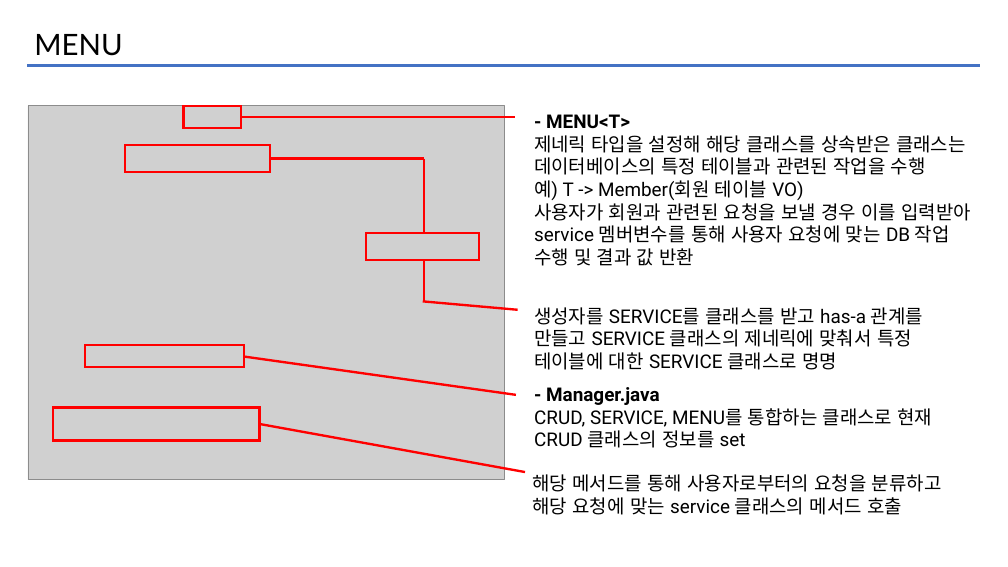
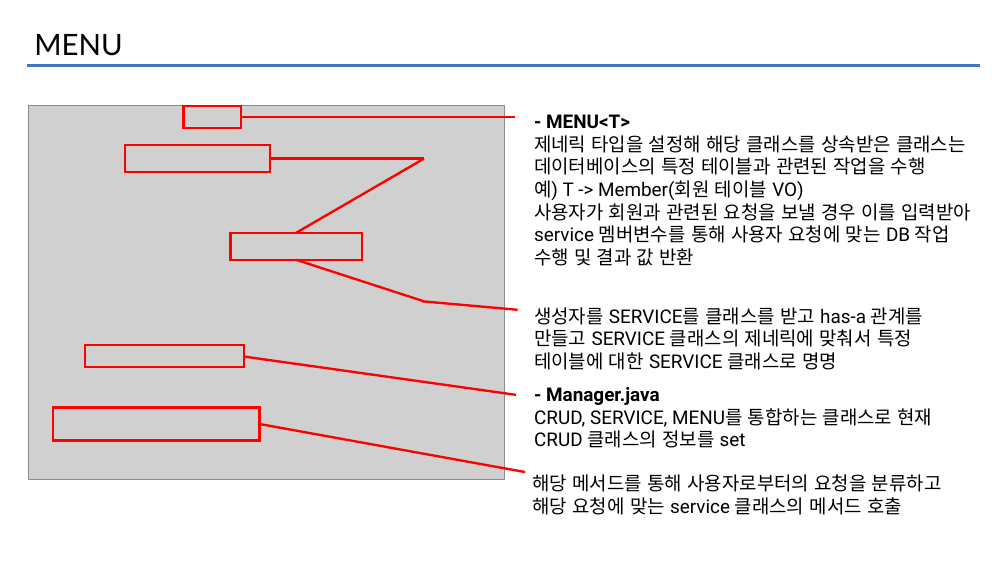
Before and after one commit to iuj09/InterestBook, a slide deck: slide 17 of KOSTAmini1/dogi.pptx. Drawn at 1008x567 pixels with LibreOffice and Linux fonts; fonts in the diff are those of the drawing; grey boxes stand for pictures. Boxes give left, top, right and bottom in pixels: in the first picture for what was removed or moved away, otherwise in the second. Text is boxed around its words. In the diff, an @@ line names an element or a change of style, - is before the commit and + after.

```diff
--- a/KOSTAmini1/dogi.pptx
+++ b/KOSTAmini1/dogi.pptx
@@ line moved from (424, 159) - (424, 233) to (424, 159) - (296, 233) @@
@@ rectangle: place and size @@
-rectangle at [366,233,479,260]
+rectangle at [231,233,362,260]
@@ line moved from (424, 260) - (424, 302) to (296, 260) - (424, 302) @@
```
Also in this commit, not shown: 1 other slide changed, 2 other files.
